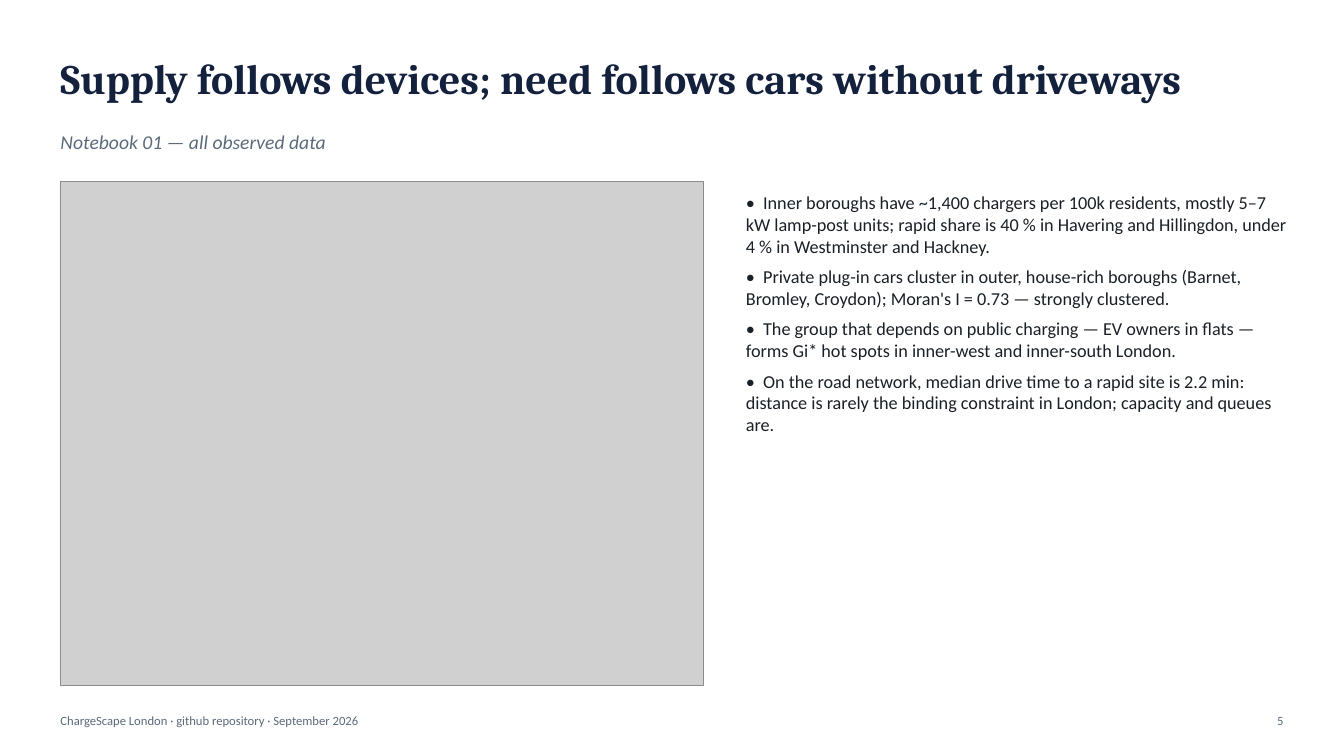
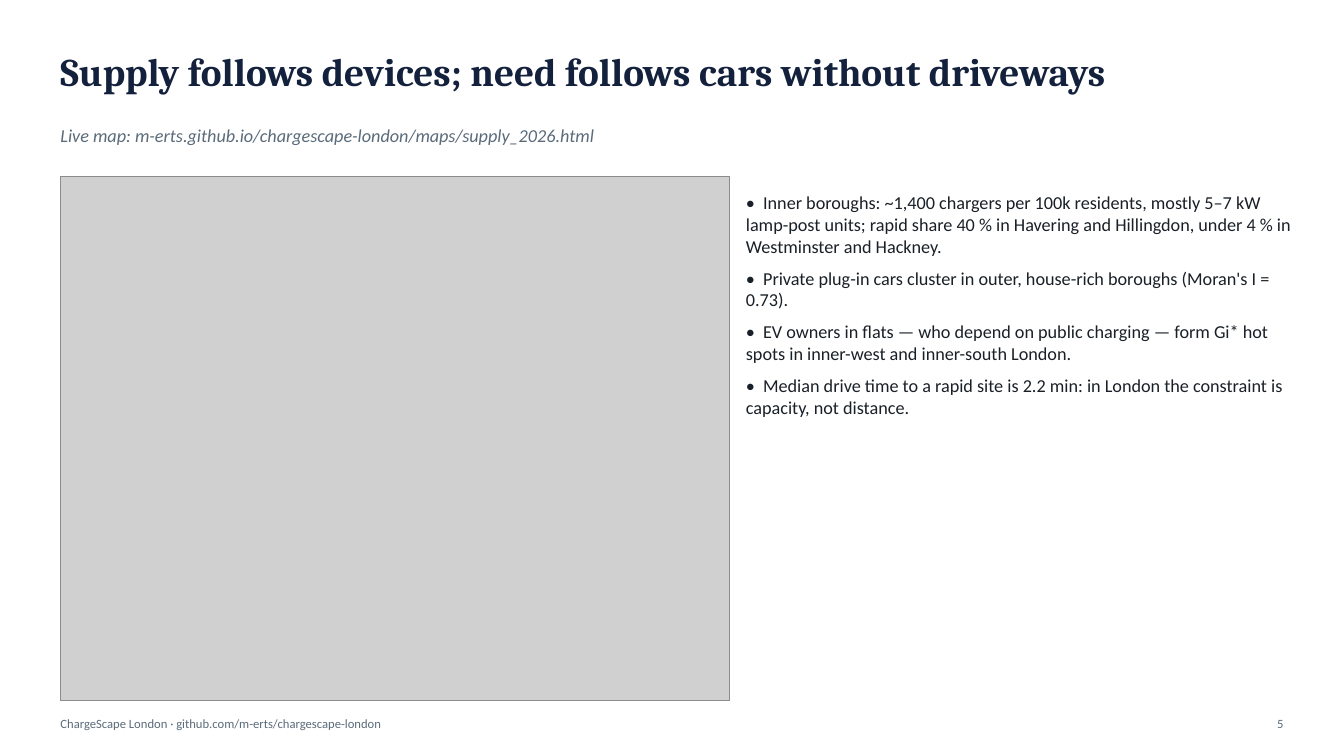
Before and after one commit to m-erts/chargescape-london, a slide deck: slide 5 of reports/ChargeScape_London.pptx. Drawn at 1344x756 pixels with LibreOffice and Linux fonts; fonts in the diff are those of the drawing; grey boxes stand for pictures. Boxes give left, top, right and bottom in pixels: in the first picture for what was removed or moved away, otherwise in the second. Text is boxed around its words. In the diff, an @@ line names an element or a change of style, - is before the commit and + after.

```diff
--- a/reports/ChargeScape_London.pptx
+++ b/reports/ChargeScape_London.pptx
@@ text "Supply follows devices; need follows ..." at (60, 58, 1105, 95): size 30 to 28 pt @@
@@ text at (60, 129, 594, 145): text changed; size 14 to 13 pt @@
-Notebook 01 — all observed data
+Live map: m-erts.github.io/chargescape-london/maps/supply_2026.html
@@ picture: place and size @@
-picture at (60, 181, 704, 686)
+picture at (60, 176, 730, 701)
@@ text at (746, 196, 1291, 417): text changed @@
-• Inner boroughs have ~1,400 chargers per 100k residents, mostly 5–7 kW lamp-post units; rapid share is 40 % in Havering and Hillingdon, under 4 % in Westminster and Hackney.
-• Private plug-in cars cluster in outer, house-rich boroughs (Barnet, Bromley, Croydon); Moran's I = 0.73 — strongly clustered.
-• The group that depends on public charging — EV owners in flats — forms Gi* hot spots in inner-west and inner-south London.
-• On the road network, median drive time to a rapid site is 2.2 min: distance is rarely the binding constraint in London; capacity and queues are.
+• Inner boroughs: ~1,400 chargers per 100k residents, mostly 5–7 kW lamp-post units; rapid share 40 % in Havering and Hillingdon, under 4 % in Westminster and Hackney.
+• Private plug-in cars cluster in outer, house-rich boroughs (Moran's I = 0.73).
+• EV owners in flats — who depend on public charging — form Gi* hot spots in inner-west and inner-south London.
+• Median drive time to a rapid site is 2.2 min: in London the constraint is capacity, not distance.
@@ text at (60, 719, 381, 730): text changed @@
-ChargeScape London · github repository · September 2026
+ChargeScape London · github.com/m-erts/chargescape-london
```
Also in this commit, not shown: 8 other slides changed, 6 slides added, 4 slides removed, 59 other files.
